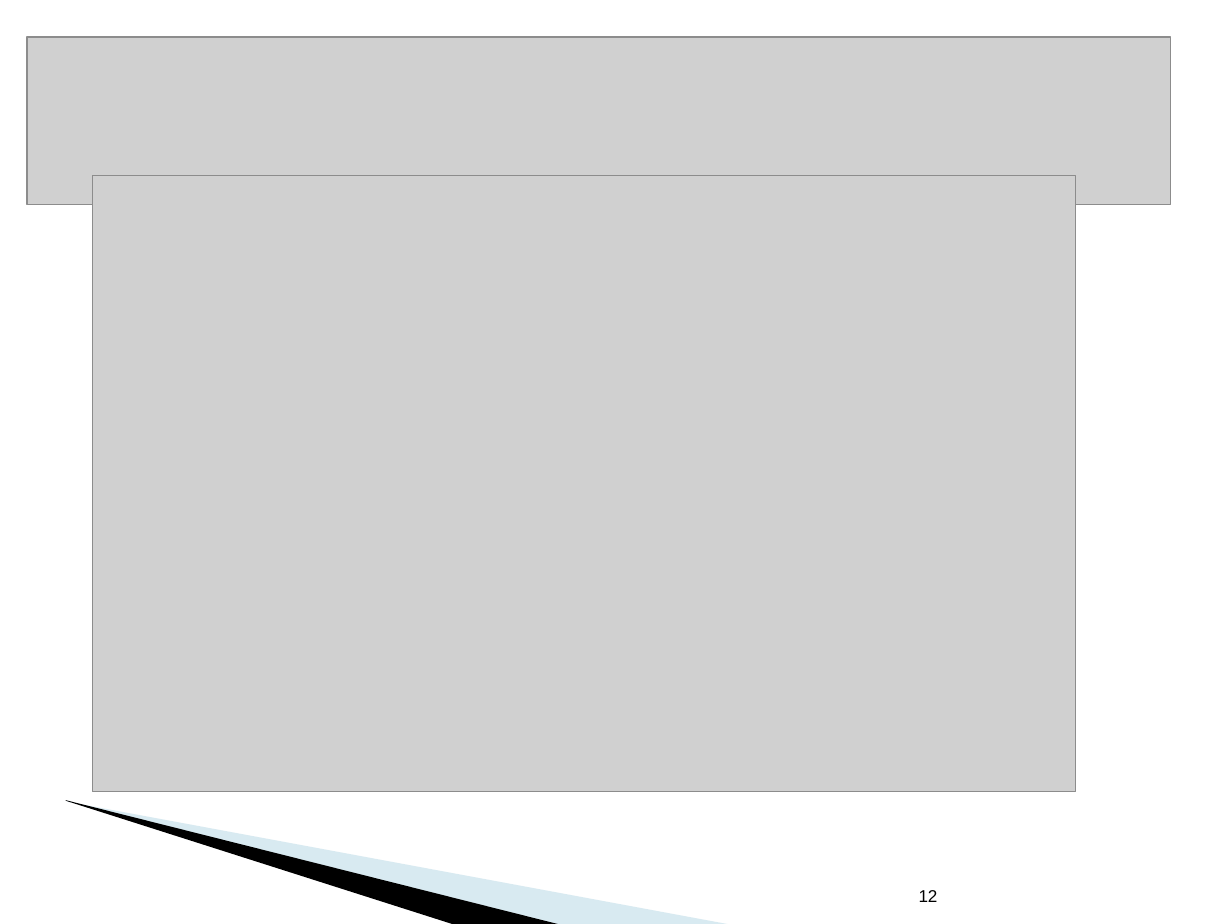
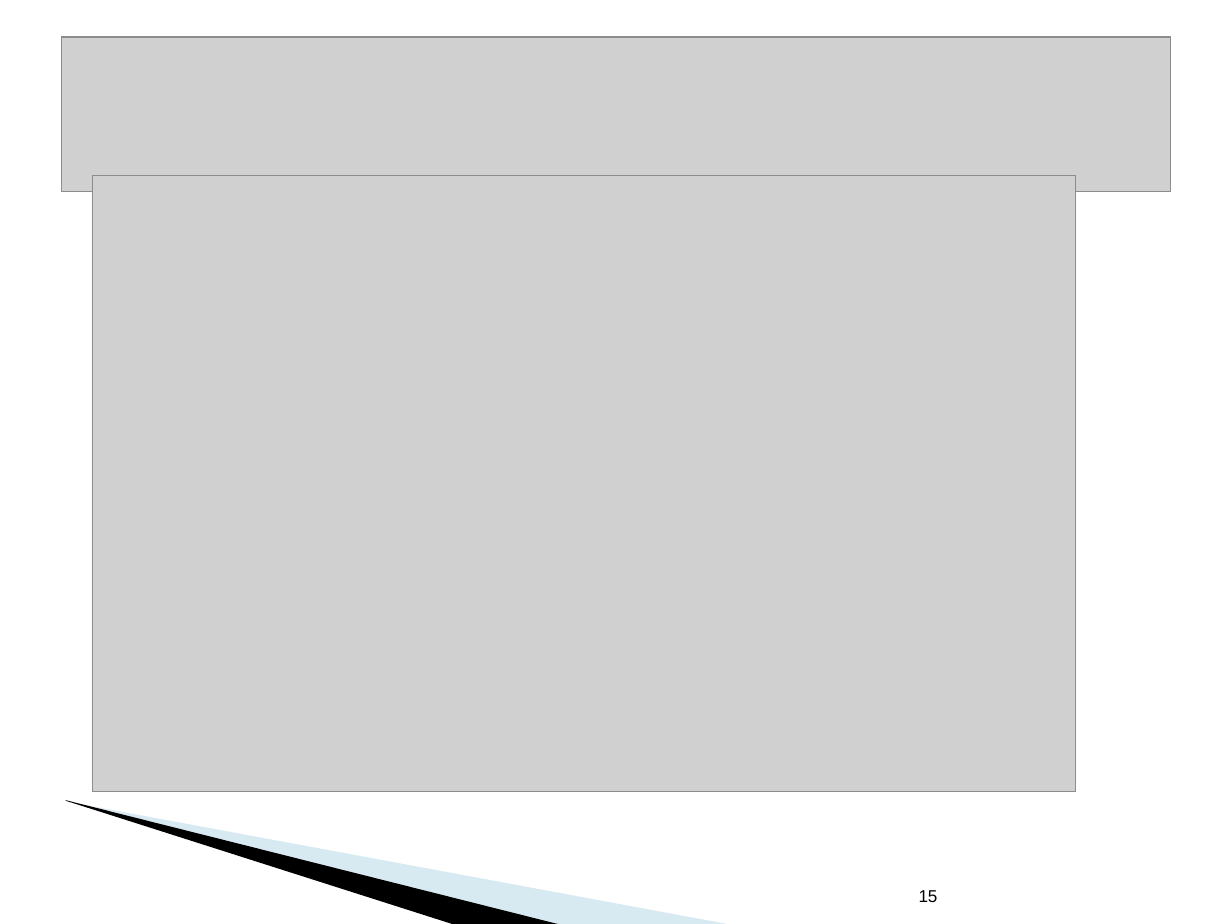
Before and after one commit to csyuzhou/csyuzhou.github.io, a slide deck: slide 15 of files/designPatterns/lecture2.ppt (slide 12 before the commit). Drawn at 1232x924 pixels with LibreOffice and Linux fonts; fonts in the diff are those of the drawing; grey boxes stand for pictures; background and template pictures are left out. Boxes give left, top, right and bottom in pixels: in the first picture for what was removed or moved away, otherwise in the second. Text is boxed around its words. In the diff, an @@ line names an element or a change of style, - is before the commit and + after.

```diff
--- a/files/designPatterns/lecture2.ppt
+++ b/files/designPatterns/lecture2.ppt
@@ picture: place and size @@
-picture at box(27, 37, 1170, 205)
+picture at box(62, 37, 1170, 191)
@@ page number at box(919, 890, 938, 902): text changed @@
-12
+15
```
Also in this commit, not shown: 18 other slides changed, 4 slides added, 1 slide removed, 1 other file.
